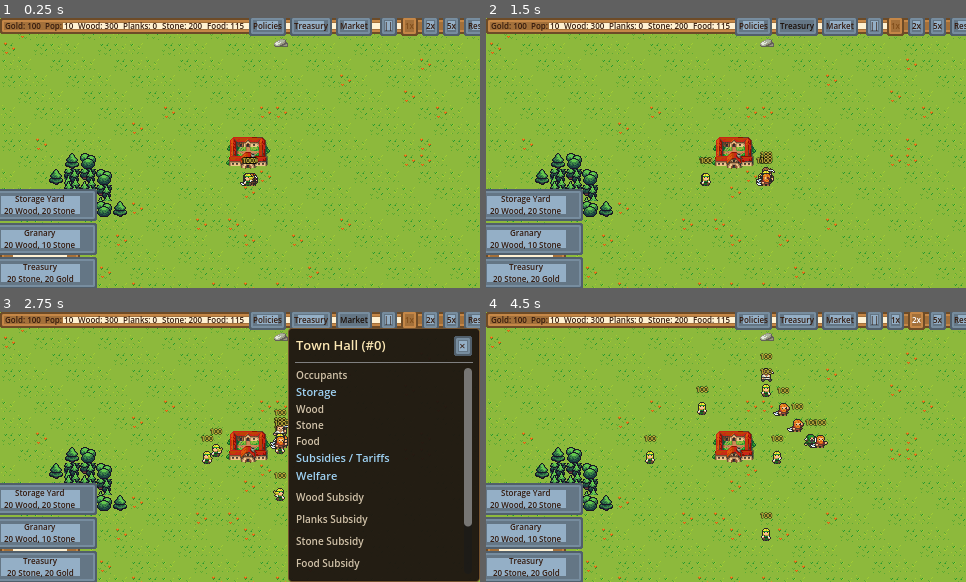
Above: before the commit, frames 1-4 (two rows, left to right).
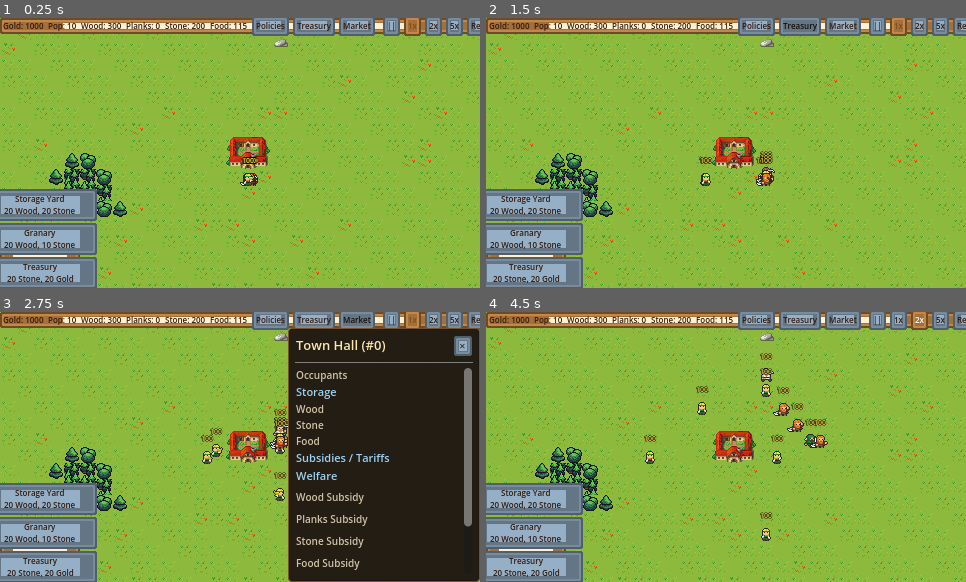
Above: after the commit, the same moments.

Repository: stierk/freepeople
Game: Godot game, scene res://scenes/main/Main.tscn
The game is run twice, just before and just after one commit, with the same random seed, the same clock (stepped at 60 frames per second) and the same inputs.
Inputs:
- Up to frame 1 (0.25 s): no input
- Up to frame 2 (1.5 s): click "Policies" at 0.5 s; click "Treasury" at 1.25 s
- Up to frame 3 (2.75 s): click "Market" at 2 s
- Up to frame 4 (4.5 s): click "||" at 2.75 s; click "1x" at 3.5 s; click "2x" at 4.25 s

The runs differ from the first frame. In frame 1, 2.4% of the frame differs, in the area x 0-100%, y 0-7%; in frame 2, 2.4%; in frame 3, 2.4%; in frame 4, 2.5%.

Commit message:
Increase starting Crown treasury 10x (100 -> 1000 gold)
Co-Authored-By: Claude Sonnet 5 <noreply@anthropic.com>

Diff:
--- a/scripts/autoload/GlobalInventory.gd
+++ b/scripts/autoload/GlobalInventory.gd
@@ -8,7 +8,7 @@
 signal population_changed(new_count: int)
 
 ## Gold pool of the crown (tithe income lands here)
-var gold: float = 100.0
+var gold: float = 1000.0
 
 
 # ---------------------------------------------------------------------------
@@ -30,7 +30,7 @@
 
 ## M18: resets the crown's gold pool for a restart.
 func reset_state() -> void:
-	gold = 100.0
+	gold = 1000.0
 
 
 # ---------------------------------------------------------------------------
